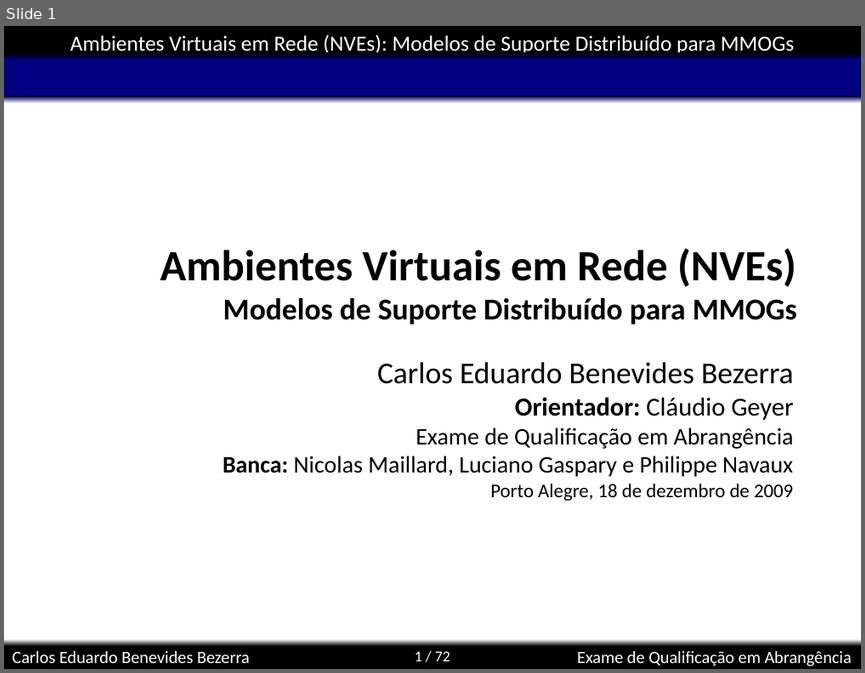
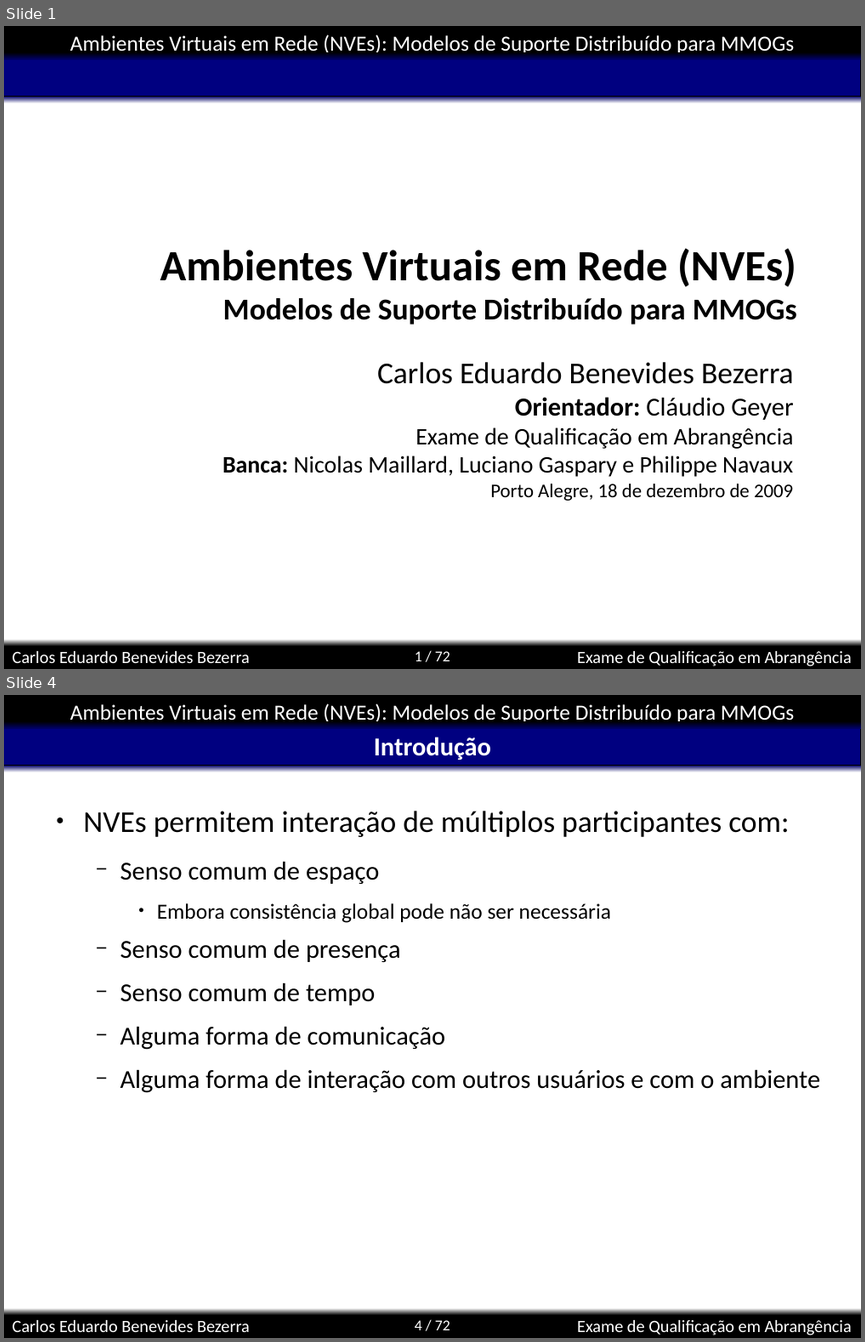
Before and after one commit to kdubezerra/kdubezerra, a slide deck: disciplinas/cmp600/app.ppt. Shown one above the other, each under a label of ours: slide 1 before the commit, slides 1 and 4 after it; the slides between them are not shown. The pictures are 865x673 and 865x1342 pixels, drawn with LibreOffice and Linux fonts; fonts in the diff are those of the drawing; background and template pictures are left out. Boxes give left, top, right and bottom in pixels: in the first picture for what was removed or moved away, otherwise in the second. Text is boxed around its words. In the diff, an @@ line names an element or a change of style, - is before the commit and + after.

```diff
--- a/disciplinas/cmp600/app.ppt
+++ b/disciplinas/cmp600/app.ppt
@@ slide 4 added at (4,695,861,1338), background #FFFFFF; not listed: 8 template elements that a slide beside it also shows @@
@@ title added at (374,737,491,760), 24 pt, text #FFFFFF, bold @@
+Introdução
@@ text added at (83,811,820,1093), 24 pt, text #000000 @@
+● NVEs permitem interação de múltiplos participantes com:
+  − Senso comum de espaço
+    ● Embora consistência global pode não ser necessária
+  − Senso comum de presença
+  − Senso comum de tempo
+  − Alguma forma de comunicação
+  − Alguma forma de interação com outros usuários e com o ambiente
```
Also in this commit, not shown: 1 slide changed, 1 other slide added, 1 other file.
